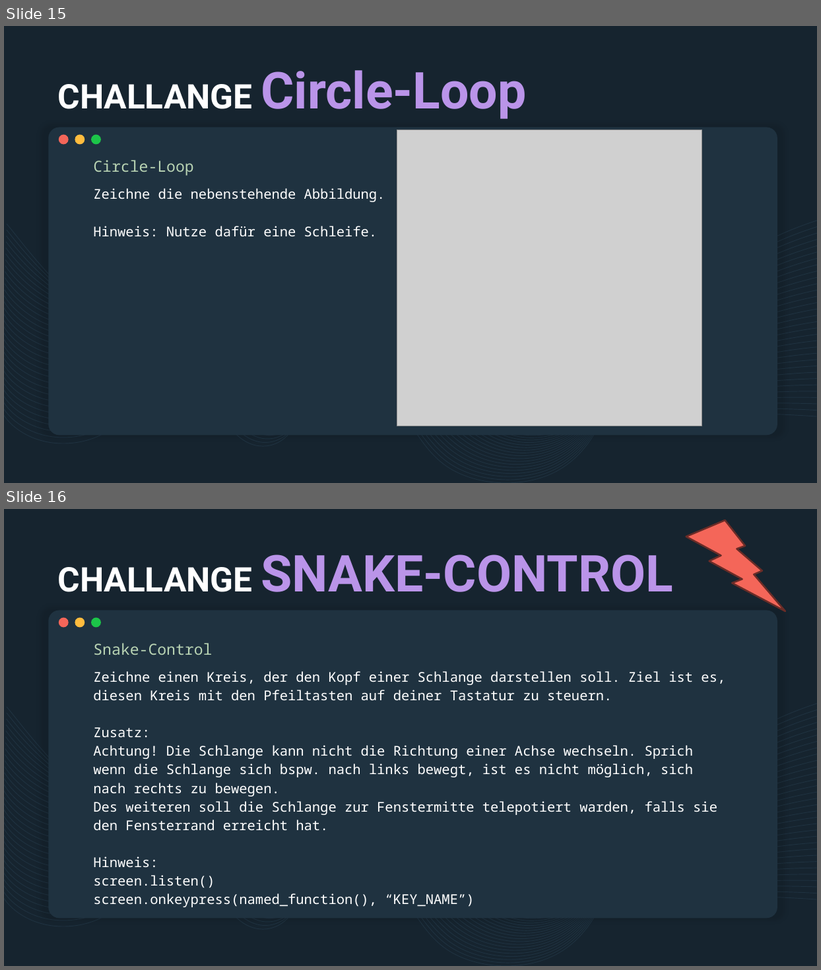
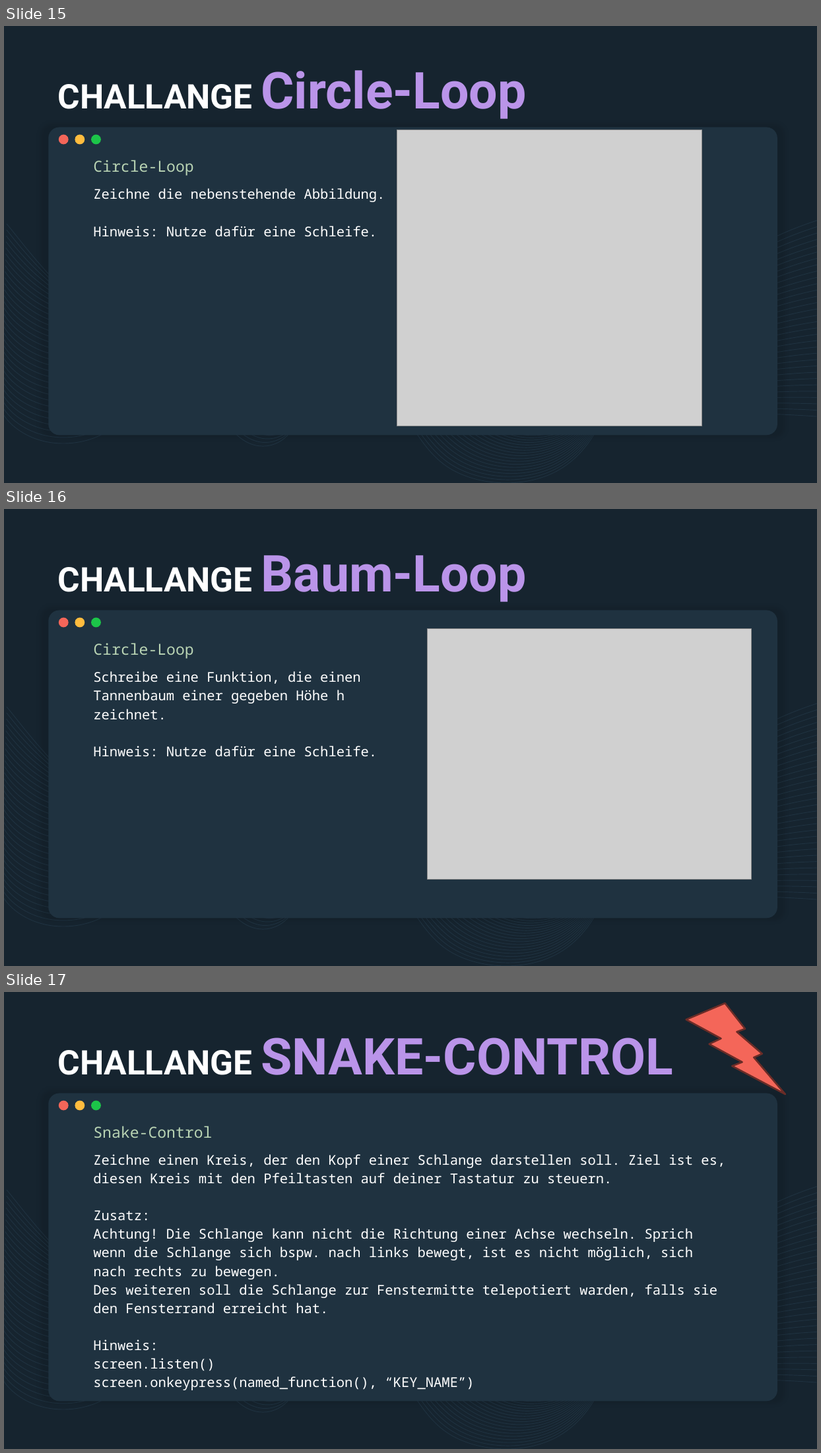
Before and after one commit to derech1e/python-beginner-course, a slide deck: 006/lesson_6.pptx. Shown one above the other, each under a label of ours: slides 15 and 16 before the commit, slides 15, 16 and 17 after it. The pictures are 821x970 and 821x1453 pixels, drawn with LibreOffice and Linux fonts; fonts in the diff are those of the drawing; grey boxes stand for pictures. Boxes give left, top, right and bottom in pixels: in the first picture for what was removed or moved away, otherwise in the second. Text is boxed around its words. In the diff, an @@ line names an element or a change of style, - is before the commit and + after.

```diff
--- a/006/lesson_6.pptx
+++ b/006/lesson_6.pptx
@@ slide 16 added at [4, 509, 817, 966], background #16242F; not listed: 36 template elements that a slide beside it also shows @@
@@ title added at [57, 555, 527, 602], 40 pt, text #FFFFFF, bold @@
+CHALLANGE Baum-Loop
@@ subtitle added at [93, 643, 193, 659], 18 pt, text #B9D4B4 @@
+Circle-Loop
@@ picture added at [427, 629, 752, 879] @@
@@ text added at [93, 671, 378, 757], 16 pt, text #FFFFFF @@
+Schreibe eine Funktion, die einen
+Tannenbaum einer gegeben Höhe h
+zeichnet.
+Hinweis: Nutze dafür eine Schleife.
@@ what was slide 16 is now slide 17 @@
```
